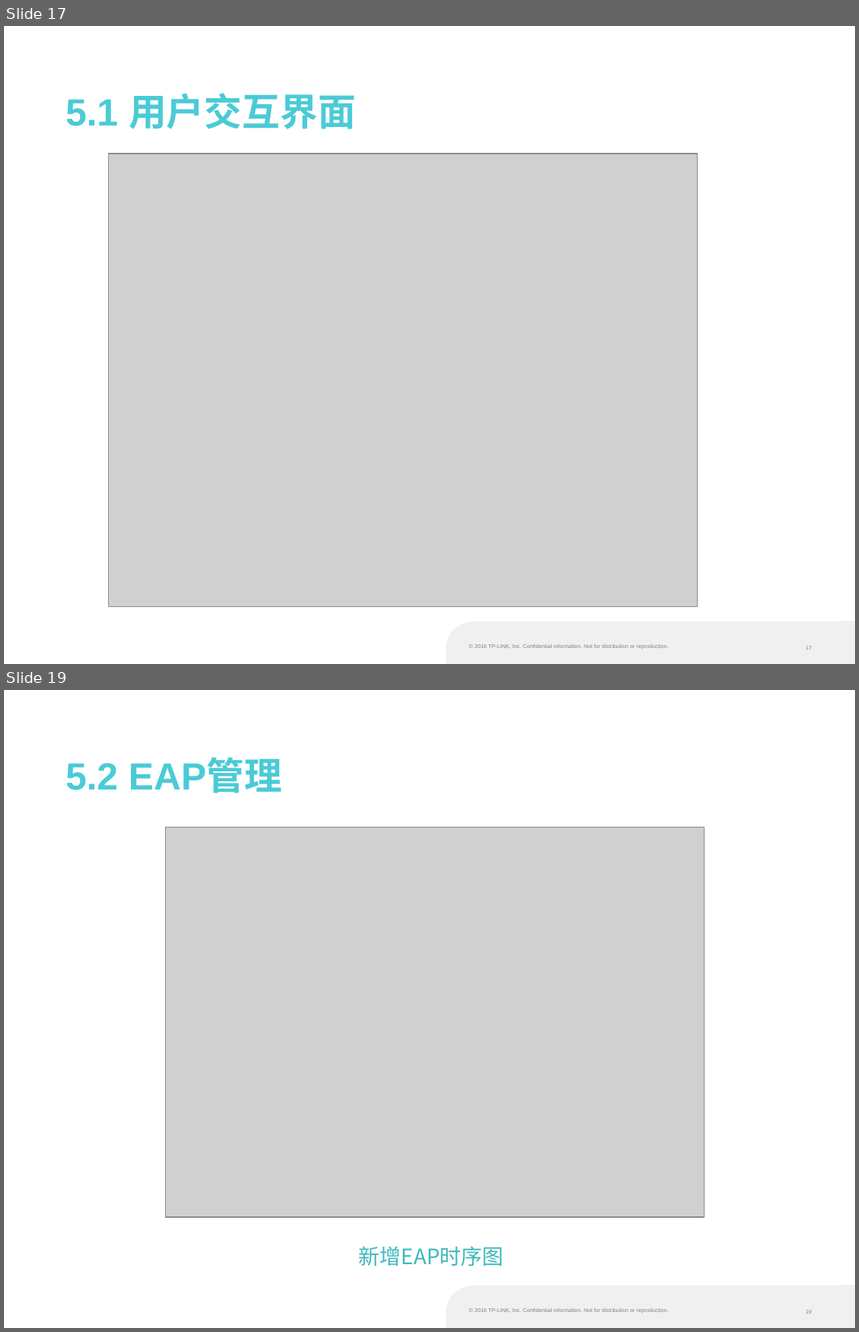
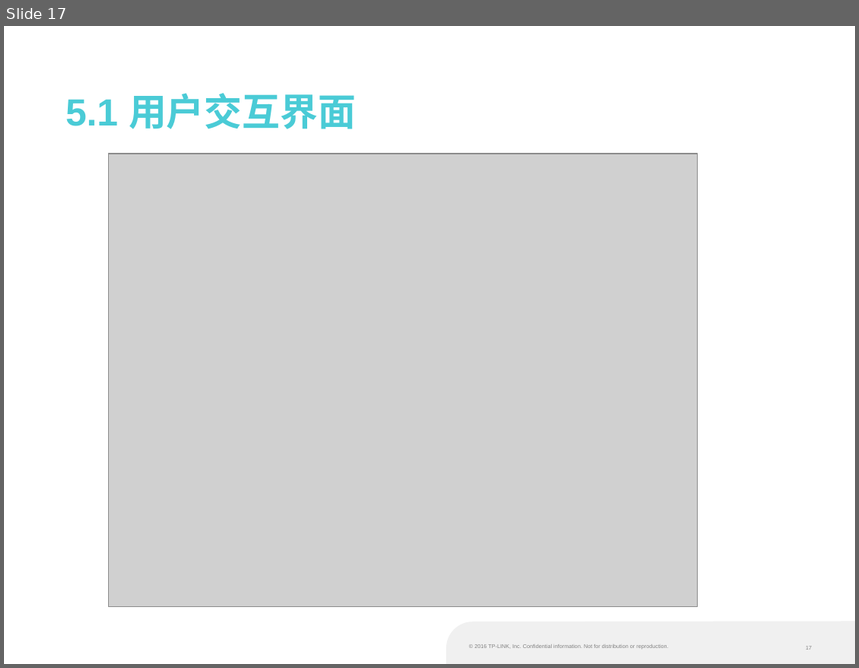
Before and after one commit to liufangri/eapsimulator, a slide deck: docs/培训课题/W10582孙晓宇.pptx. Shown one above the other, each under a label of ours: slides 17 and 19 before the commit, slide 17 after it; the slides between them are not shown. The pictures are 859x1332 and 859x668 pixels, drawn with LibreOffice and Linux fonts; fonts in the diff are those of the drawing; grey boxes stand for pictures; background and template pictures are left out. Boxes give left, top, right and bottom in pixels: in the first picture for what was removed or moved away, otherwise in the second. Text is boxed around its words. In the diff, an @@ line names an element or a change of style, - is before the commit and + after.

```diff
--- a/docs/培训课题/W10582孙晓宇.pptx
+++ b/docs/培训课题/W10582孙晓宇.pptx
@@ slide 19 removed at <box>4,690,855,1328</box>, background #FFFFFF; not listed: 3 template elements that a slide beside it also shows @@
@@ text removed at <box>66,760,282,793</box> @@
-5.2 EAP管理
@@ picture removed at <box>166,827,705,1217</box> @@
@@ text removed at <box>359,1246,504,1267</box> @@
-新增EAP时序图
```
Also in this commit, not shown: 12 slides changed, 9 other files.
